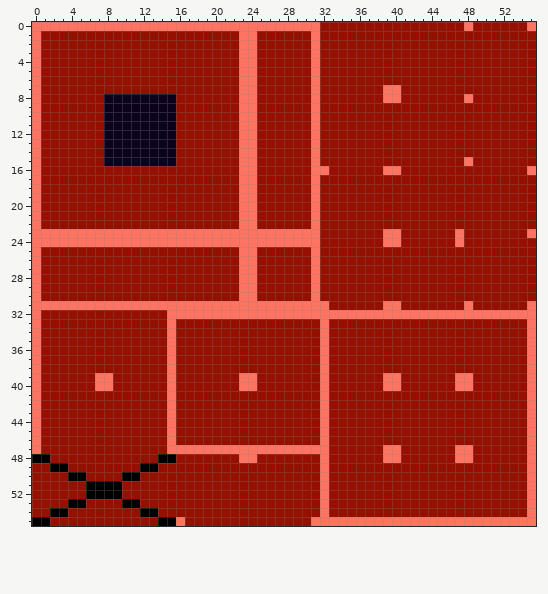
Edited in one commit: pixel-art sprite (Assets/Sprites/Tiles/TestSoil_v2_.png). That is the earlier state.
The file is 56x56 pixels.
The same view after the edit:
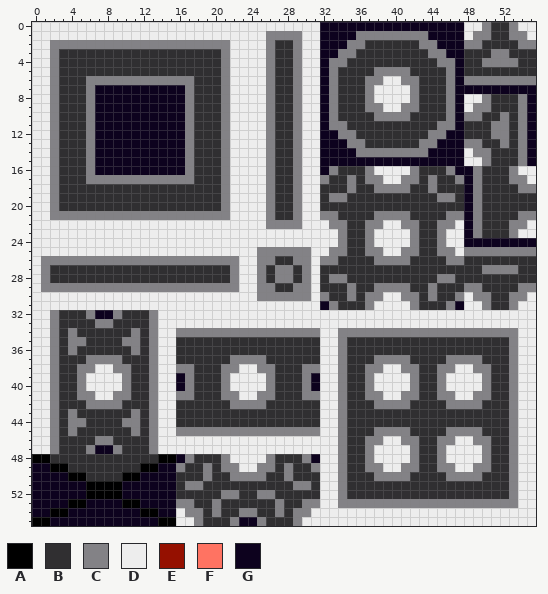
Palette (. is transparent): A #000000  B #302f31  C #838286  D #ededed  E #951000  F #ff7362  G #0d021e
Edits made:
Changed rows in their new state; - is an unchanged pixel.
first column x 0:
 0 DDDDDDDDDDDDDDDDDDDDDDDDDDDDDDDDGGGGGGGGGGGGGGGGDDCBBCDD
 1 DDDDDDDDDDDDDDDDDDDDDDDDDDCCCCDDGGGGCCCCCCCCGGGGDCCBBCCD
 2 DDCCCCCCCCCCCCCCCCCCCCDDDDCBBCDDGGGCCBBBBBBCCGGGCCBBBBCC
 3 DDCBBBBBBBBBBBBBBBBBBCDDDDCBBCDDGGCCBBBBBBBBCCGGBBBCCBBB
 4 DDCBBBBBBBBBBBBBBBBBBCDDDDCBBCDDGCCBBBBBBBBBBCCGBBCCCCBB
 5 DDCBBBBBBBBBBBBBBBBBBCDDDDCBBCDDGCBBBBCCCCBBBBCGBBBBBBBB
 6 DDCBBBCCCCCCCCCCCCBBBCDDDDCBBCDDGCBBBCCDDCCBBBCGCCCCCCCC
 7 DDCBBBCGGGGGGGGGGCBBBCDDDDCBBCDDGCBBBCDDDDCBBBCGGGGGGGGG
 8 DDCBBBCG--------GCBBBCDDDDCBBCDDGCBBBCDDDDCBBBCGDDCBBBCG
 9 DDCBBBCG--------GCBBBCDDDDCBBCDDGCBBBCCDDCCBBBCGDCCBBBCG
10 DDCBBBCG--------GCBBBCDDDDCBBCDDGCBBBBCCCCBBBBCGCCBBCBCG
11 DDCBBBCG--------GCBBBCDDDDCBBCDDGCCBBBBBBBBBBCCGBBBCCBCG
12 DDCBBBCG--------GCBBBCDDDDCBBCDDGGCCBBBBBBBBCCGGBBBCCBCG
13 DDCBBBCG--------GCBBBCDDDDCBBCDDGGGCCBBBBBBCCGGGCCBBCBCG
14 DDCBBBCG--------GCBBBCDDDDCBBCDDGGGGCCCCCCCCGGGGDCCBBBCG
15 DDCBBBCG--------GCBBBCDDDDCBBCDDGGGGGGGGGGGGGGGGDDCBBBCG
16 DDCBBBCGGGGGGGGGGCBBBCDDDDCBBCDDGCBBBCDDDDCBBBCGGCBBBCDD
17 DDCBBBCCCCCCCCCCCCBBBCDDDDCBBCDDCBBCBCCDDCCBCBBCGCBBBCCD
18 DDCBBBBBBBBBBBBBBBBBBCDDDDCBBCDDBBBCBBCCCCBBCBBBGCBBBBCC
19 DDCBBBBBBBBBBBBBBBBBBCDDDDCBBCDDBCCBBBBBBBBBBCCBGCBBBBBB
20 DDCBBBBBBBBBBBBBBBBBBCDDDDCBBCDDBBBBBBBBBBBBBBBBGCBBBBBB
21 DDCCCCCCCCCCCCCCCCCCCCDDDDCBBCDDCCBBBBCCCCBBBBCCGCBBBBCC
22 DDDDDDDDDDDDDDDDDDDDDDDDDDCCCCDDDCCBBCCDDCCBBCCDGCBBBCCD
23 DDDDDDDDDDDDDDDDDDDDDDDDDDDDDDDDDDCBBCDDDDCBBCDDGCBBBCDD
24 DDDDDDDDDDDDDDDDDDDDDDDDDDDDDDDDDDCBBCDDDDCBBCDDGGGGGGGG
25 DDDDDDDDDDDDDDDDDDDDDDDDDCCCCCCDDCCBBCCDDCCBBCCDCCCCCCCC
26 DCCCCCCCCCCCCCCCCCCCCCCDDCCBBCCDCCBBBBCCCCBBBBCCBBBBBBBB
27 DCBBBBBBBBBBBBBBBBBBBBCDDCBCCBCDBBBBBBBBBBBBBBBBBBCCCCBB
28 DCBBBBBBBBBBBBBBBBBBBBCDDCBCCBCDBCCBBBBBBBBBBCCBBBBBBBBB
29 DCCCCCCCCCCCCCCCCCCCCCCDDCCBBCCDBBBCBBCCCCBBCBBBCCBBBBCC
30 DDDDDDDDDDDDDDDDDDDDDDDDDCCCCCCDCBBCBCCDDCCBCBBCDCCBBCCD
31 DDDDDDDDDDDDDDDDDDDDDDDDDDDDDDDDGCBBBCDDDDCBBBCGDDCBBCDD
32 DDCBBBCGGCBBBCDDDDDDDDDDDDDDDDDDDDDDDDDDDDDDDDDDDDDDDDDD
33 DDCBBBBCCBBBBCDDDDDDDDDDDDDDDDDDDDDDDDDDDDDDDDDDDDDDDDDD
34 DDCBCBBBBBBCBCDDCCCCCCCCCCCCCCCCDDCCCCCCCCCCCCCCCCCCCCDD
35 DDCBCCBBBBCCBCDDBBBBBBBBBBBBBBBBDDCBBBBBBBBBBBBBBBBBBCDD
36 DDCBCBBBBBBCBCDDBBBBBBBBBBBBBBBBDDCBBBBBBBBBBBBBBBBBBCDD
37 DDCBBBCCCCBBBCDDBBBBBBCCCCBBBBBBDDCBBBCCCCBBBBCCCCBBBCDD
38 DDCBBCCDDCCBBCDDCCBBBCCDDCCBBBCCDDCBBCCDDCCBBCCDDCCBBCDD
39 DDCBBCDDDDCBBCDDGCBBBCDDDDCBBBCGDDCBBCDDDDCBBCDDDDCBBCDD
40 DDCBBCDDDDCBBCDDGCBBBCDDDDCBBBCGDDCBBCDDDDCBBCDDDDCBBCDD
41 DDCBBCCDDCCBBCDDCCBBBCCDDCCBBBCCDDCBBCCDDCCBBCCDDCCBBCDD
42 DDCBBBCCCCBBBCDDBBBBBBCCCCBBBBBBDDCBBBCCCCBBBBCCCCBBBCDD
43 DDCBCBBBBBBCBCDDBBBBBBBBBBBBBBBBDDCBBBBBBBBBBBBBBBBBBCDD
44 DDCBCCBBBBCCBCDDBBBBBBBBBBBBBBBBDDCBBBBBBBBBBBBBBBBBBCDD
45 DDCBCBBBBBBCBCDDCCCCCCCCCCCCCCCCDDCBBBCCCCBBBBCCCCBBBCDD
46 DDCBBBBCCBBBBCDDDDDDDDDDDDDDDDDDDDCBBCCDDCCBBCCDDCCBBCDD
47 DDCBBBCGGCBBBCDDDDDDDDDDDDDDDDDDDDCBBCDDDDCBBCDDDDCBBCDD
48 --BBBBBBBBBBBB--GCBBBCDDDDCBBBCGDDCBBCDDDDCBBCDDDDCBBCDD
49 GG--BBBBBBBB--GGCBBCBCCDDCCBCBBCDDCBBCCDDCCBBCCDDCCBBCDD
50 GGGG--BBBB--GGGGBBBCBBCCCCBBCBBBDDCBBBCCCCBBBBCCCCBBBCDD
51 GGGGGG----GGGGGGBCCBBBBBBBBBBCCBDDCBBBBBBBBBBBBBBBBBBCDD
52 GGGGGG----GGGGGGBBBBBCCBBCCBBBBBDDCBBBBBBBBBBBBBBBBBBCDD
53 GGGG--GGGG--GGGGCCBBCBBBBBBCBBCCDDCCCCCCCCCCCCCCCCCCCCDD
54 GG--GGGGGGGG--GGDCCBCBBCCBBCBCCDDDDDDDDDDDDDDDDDDDDDDDDD
55 --GGGGGGGGGGGG--DDCBBBCGGCBBBCDDDDDDDDDDDDDDDDDDDDDDDDDD
Where, in picture pixels (left, top, right, bottom), the same in both pictures:
changed: (32, 22, 536, 526)
